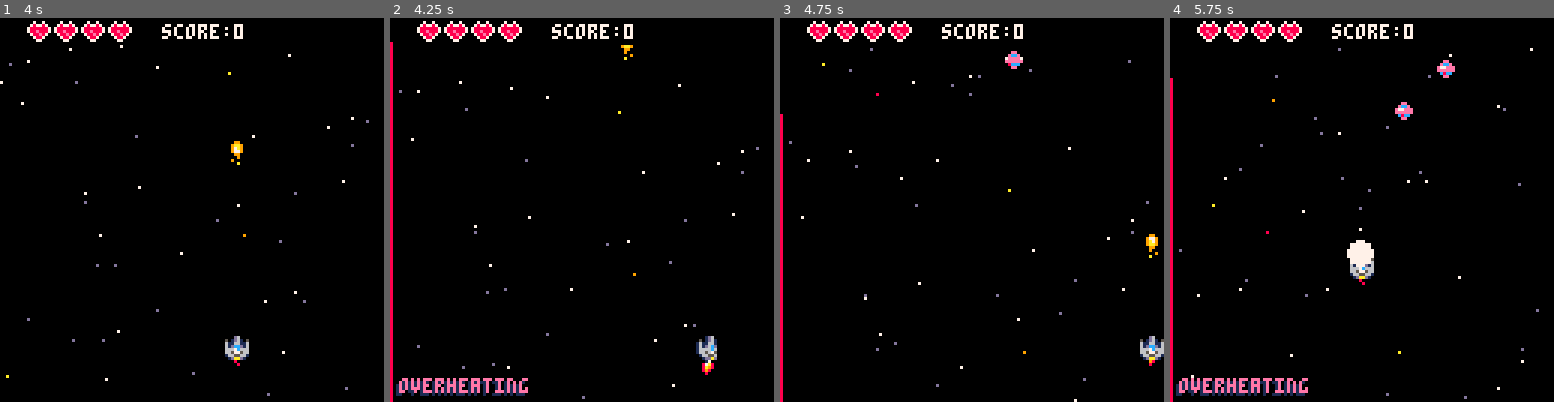
Above: before the commit, frames 1-4 (left to right).
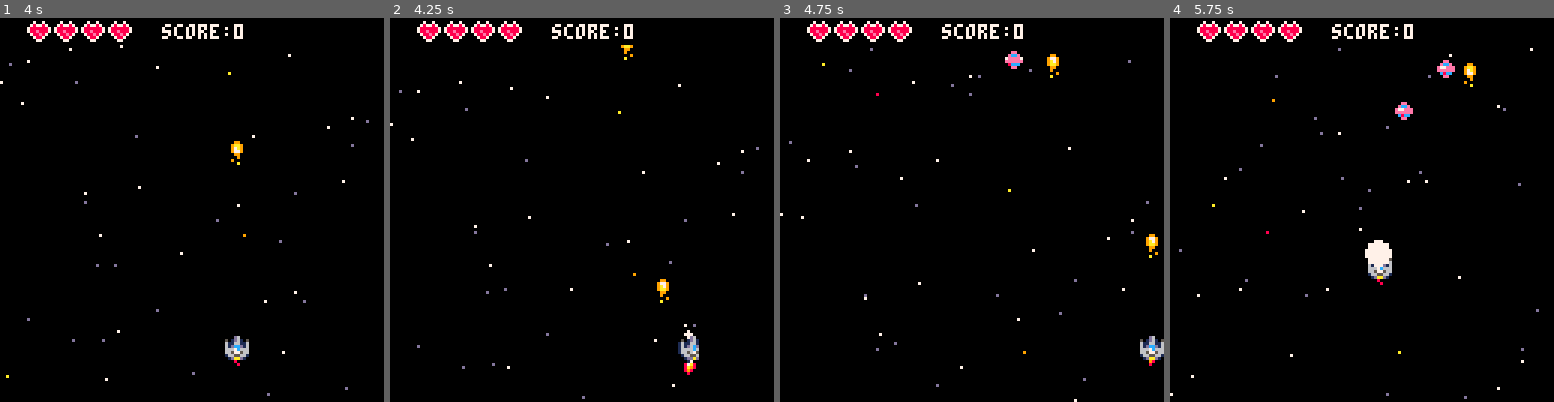
Above: after the commit, the same moments.

Repository: eduszesz/shmup
Game: PICO-8 cartridge myshmup.p8
Same seed, same stepped clock (60 frames per second), same inputs: the game is played once before the commit and once after it.
Inputs:
- Up to frame 1 (4 s): tap X (X key) at 0.33, 1.07, 1.85, 2.97 s; tap O (Z key) at 0.7, 1.7, 2.1, 2.5, 2.9, 3.3, 3.7 s; hold Right 1.6-2.1 s; hold Up 2.15-2.42 s; hold Right 2.47-3.03 s; hold Left 3.08-3.58 s; hold Down 3.63-3.97 s
- Up to frame 2 (4.25 s): hold Right from 4.02 s (still down); tap X (X key) at 4.08 s; tap O (Z key) at 4.1 s
- Up to frame 3 (4.75 s): tap O (Z key) at 4.5 s; release Right at 4.68 s; hold Up from 4.73 s (still down)
- Up to frame 4 (5.75 s): tap O (Z key) at 4.9, 5.3, 5.7 s; release Up at 5.03 s; hold Left 5.08-5.68 s; tap X (X key) at 5.2 s; hold Down from 5.73 s (still down)

Frame 1 is identical in both runs. In frame 2, 2.8% of the frame differs, in the area x 0-86%, y 6-100%; in frame 3, 0.7%; in frame 4, 2.9%, in the area x 0-80%, y 11-100%.

Commit message:
boss explosions, btn5 remove, spritesheet tweaks, overheating tweaks

Diff:
--- a/myshmup.p8
+++ b/myshmup.p8
@@ -1,7 +1,7 @@
 pico-8 cartridge // http://www.pico-8.com
 version 37
 __lua__
---my shmup
+--simple shooter-bullet barrage
 --by eduszesz
 
 function _init()
@@ -217,7 +217,7 @@
 	cprint("press x/❎ to start",63,64,1)
 	cprint("press x/❎ to start",63,65,1)
 	cprint("press x/❎ to start",64,64,cl)
-	print("v0.44",100,120,1)
+	print("v0.45",100,120,1)
 end
 
 function draw_game()
@@ -384,8 +384,10 @@
 
 function upenemies()
 	local picke=rnd(enemies)
-	if t%30==0 and picke.md=="wait" then
-		picke.md="fly"
+	if state=="game" then
+		if t%30==0 and picke.md=="wait" then
+			picke.md="fly"
+		end
 	end
 
 	for e in all(enemies) do
@@ -679,7 +681,13 @@
 					fracture(ex,ey+y/2,e.typ)
 					explode(ex+x,ey+y,2,10*e.wd)
 					del(bullets,b)
-
+					if e.h<1 and e.typ<64 then
+						explode(ex,ey+y,1,20*e.wd)
+						sfx(3)
+						shake=3*e.wd
+						del(enemies,e)
+						score+=1*e.wd
+					end
 				end
 			end
 		end
@@ -697,12 +705,6 @@
 				if state=="game" then
 					state="bdied"
 				end
-			else
-				explode(ex,ey+y,1,20*e.wd)
-				sfx(3)
-				shake=3*e.wd
-				del(enemies,e)
-				score+=1*e.wd
 			end
 		end
 	end
@@ -737,12 +739,8 @@
 	ship.sp=2
 	ship.sx=0
 	ship.sy=0
-	spdm=1
 	ship.t=45
-	if btn(5) and state=="game" then
-		spdm=2
-		frate=16
-	end
+
 	if btn(0) then
 		ship.sp=1
 		ship.sx=-3
@@ -759,8 +757,8 @@
 	end
 
 	if state!="died" then
-		ship.x+=(ship.sx*spdm)
-		ship.y+=(ship.sy*spdm)
+		ship.x+=ship.sx
+		ship.y+=ship.sy
 	end
 
 	if ship.x<0 then
@@ -882,7 +880,7 @@
 	else
 		print("score:"..score.."00",54,2,7)
 	end
-	if frate>13 then
+	if frate>9 then
 		local cl=8
 		if t%8<4 then
 			cl=14
@@ -1090,34 +1088,36 @@
 end
 
 function ene_fire(_obj,_ang,_spd)
-	local o=_obj
-	local sp=34
-	if _ang==nil then _ang=1 end
-	if _spd==nil then _spd=2 end
-	if o.typ==22 or o.bmd=="atk4" then
-		sp=36
-		_ang=0.25
-		_spd=6
-		if o.x<ship.x then
-			_ang=0.75
-		end
-	end
-	local sx=sin(_ang)*_spd
-	local sy=cos(_ang)*_spd
-	local x=o.x+(-4+4*o.wd)
-	local y=o.y+(-4+4*o.ht)
-	local eb={
-								sp=sp,
-								spi=sp,
-								x=x,
-								y=y,
-								xi=x,
-								yi=y,
-								sx=sx,
-								sy=sy,
-								box={x1=2,y1=2,x2=6,y2=6}}
-	add(e_bullets,eb)
-	sfx(5)
+	if state!="bdied" then
+		local o=_obj
+		local sp=34
+		if _ang==nil then _ang=1 end
+		if _spd==nil then _spd=2 end
+		if o.typ==22 or o.bmd=="atk4" then
+			sp=36
+			_ang=0.25
+			_spd=6
+			if o.x<ship.x then
+				_ang=0.75
+			end
+		end
+		local sx=sin(_ang)*_spd
+		local sy=cos(_ang)*_spd
+		local x=o.x+(-4+4*o.wd)
+		local y=o.y+(-4+4*o.ht)
+		local eb={
+									sp=sp,
+									spi=sp,
+									x=x,
+									y=y,
+									xi=x,
+									yi=y,
+									sx=sx,
+									sy=sy,
+									box={x1=2,y1=2,x2=6,y2=6}}
+		add(e_bullets,eb)
+		sfx(5)
+	end
 end
 
 function immortal(_o,_t)
Not shown, changed: 53 lines of the sprite sheet (__gfx__) section of myshmup.p8
Not shown, changed: the thumbnail (__label__) section of myshmup.p8
